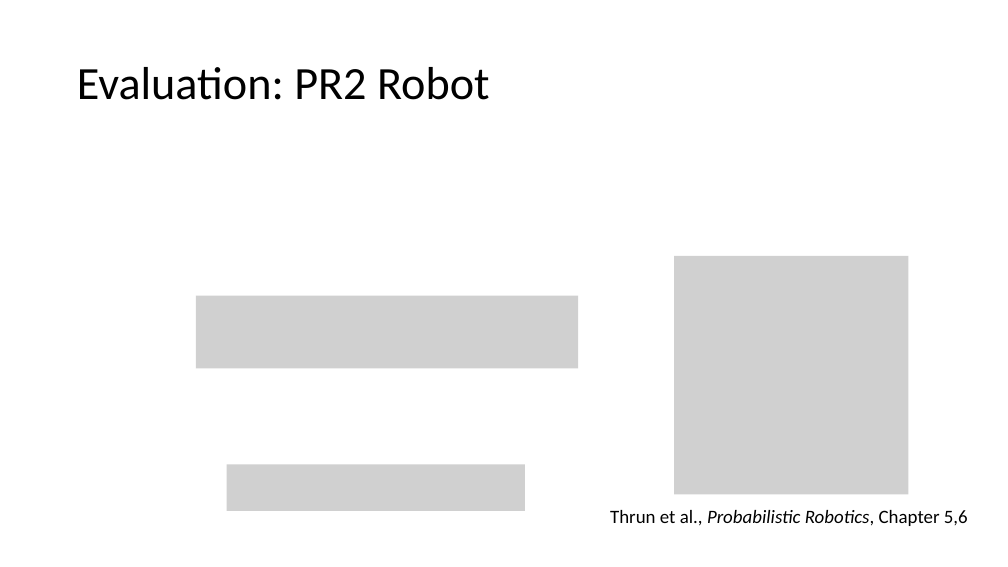
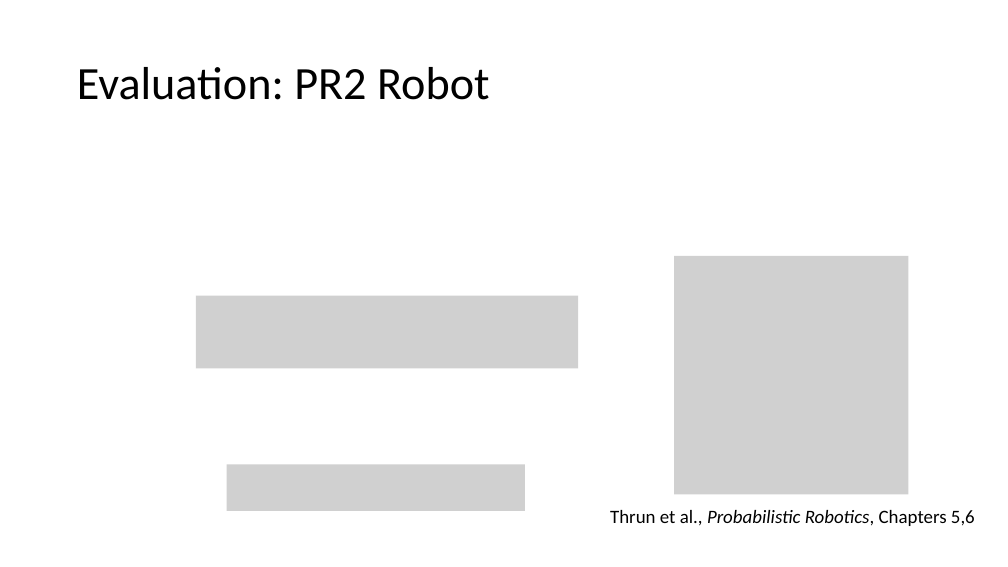
Before and after one commit to ajaayc/Probability-of-Collision-for-Safe-Planning, a slide deck: slide 24 of presentation_4.16.18/presentation_4.16.pptx (slide 17 before the commit). Drawn at 1008x567 pixels with LibreOffice and Linux fonts; fonts in the diff are those of the drawing; grey boxes stand for pictures. Boxes give left, top, right and bottom in pixels: in the first picture for what was removed or moved away, otherwise in the second. Text is boxed around its words. In the diff, an @@ line names an element or a change of style, - is before the commit and + after.

```diff
--- a/presentation_4.16.18/presentation_4.16.pptx
+++ b/presentation_4.16.18/presentation_4.16.pptx
@@ text at (610, 510, 975, 526): text changed @@
-Thrun et al., Probabilistic Robotics, Chapter 5,6
+Thrun et al., Probabilistic Robotics, Chapters 5,6
```
Also in this commit, not shown: 12 other slides changed, 9 slides added, 42 slides removed, 5 other files.
